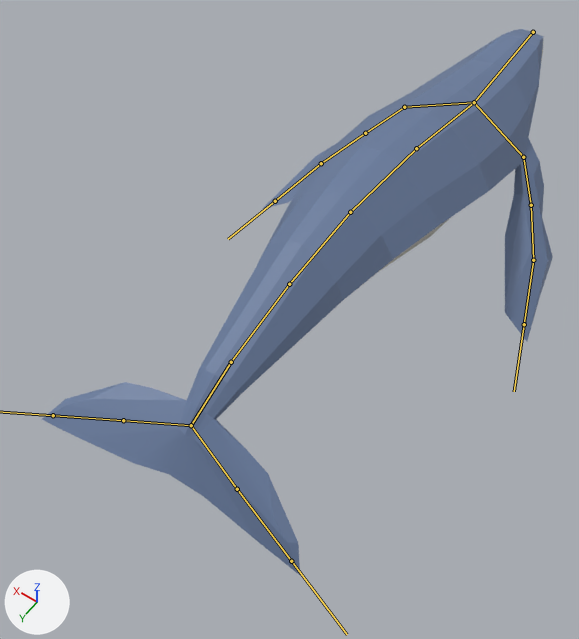
The FBX model Booom-2022-3/Assets/ArtRes/whale.fbx: old version first, new version second.
Rendered twice from a camera (50 mm lens) standing at (-6.15, 11.33, 13.81) and looking at (0.59, 1.9, -1.01). Arrows for +X, +Y and +Z are at lower left; the lights stay in place. Both versions are drawn at frame 18 of the action '骨架|骨架Action'; the numbers are the values there. The bones that bend it are drawn over the model as lines.

Objects in the first picture: '立方体'.
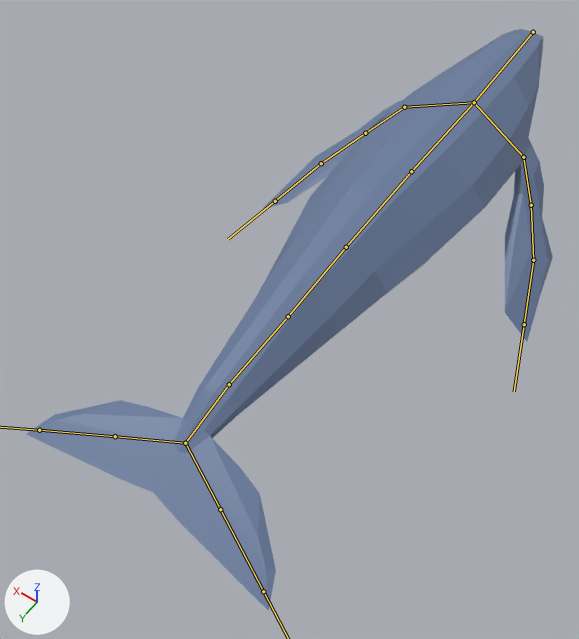
Boxes [x1, y1, x2, y2] around the edits, measured in the pictures (579 x 639 px):
'立方体', posed (7% taller): before [42, 29, 553, 575]; after [27, 29, 553, 611]
bone 'Bone.001', root to tip: before (474, 102) to (416, 148); after (474, 102) to (411, 171)
bone 'Bone.002', root to tip: before (416, 148) to (350, 212); after (411, 171) to (346, 247)
bone 'Bone.005', root to tip: before (350, 212) to (289, 284); after (346, 247) to (288, 316)
bone 'Bone.006', root to tip: before (289, 284) to (231, 362); after (288, 316) to (229, 384)
bone 'Bone.007', root to tip: before (231, 362) to (191, 425); after (229, 384) to (185, 443)
bone 'Bone.016', root to tip: before (191, 425) to (237, 489); after (185, 443) to (220, 509)
bone 'Bone.018', root to tip: before (191, 425) to (123, 420); after (185, 443) to (115, 436)

What the commit changed:
Bone 'Bone.001' (bone_bone_001) turns from (14, 0, 0) to (2, 0, 0) degrees about its own x, y and z.
Bone 'Bone.002' (bone_bone_002) turns from (-5, 0, 0) to (0, 0, 0) degrees about its own x, y and z.
Bone 'Bone.005' (bone_bone_005) turns from (-8, 0, 0) to (0, 0, 0) degrees about its own x, y and z.
Bone 'Bone.006' (bone_bone_006) turns from (-9, 0, 0) to (0, 0, 0) degrees about its own x, y and z.
Bone 'Bone.007' (bone_bone_007) turns from (-13, 0, 0) to (-11, 0, 0) degrees about its own x, y and z.
Bone 'Bone.016' (bone_bone_016) turns from (-19, 34, -7) to (-4, 9, 0) degrees about its own x, y and z.
Bone 'Bone.018' (bone_bone_018) turns from (-5, -11, 0) to (-4, -8, 0) degrees about its own x, y and z.
